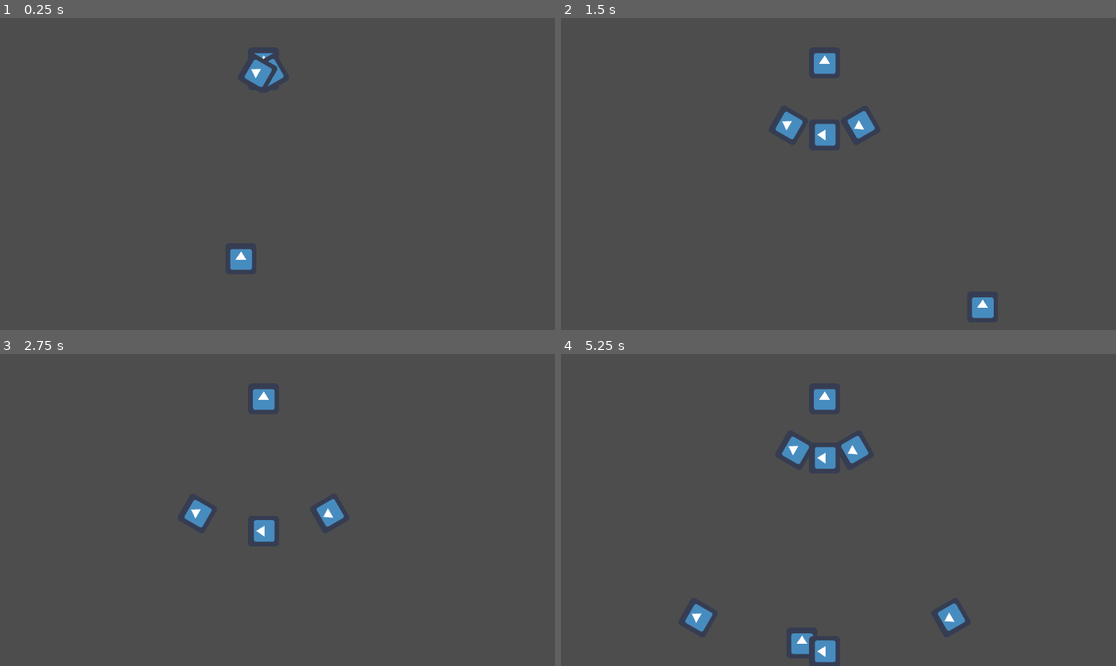
Above: before the commit, frames 1-4 (two rows, left to right).
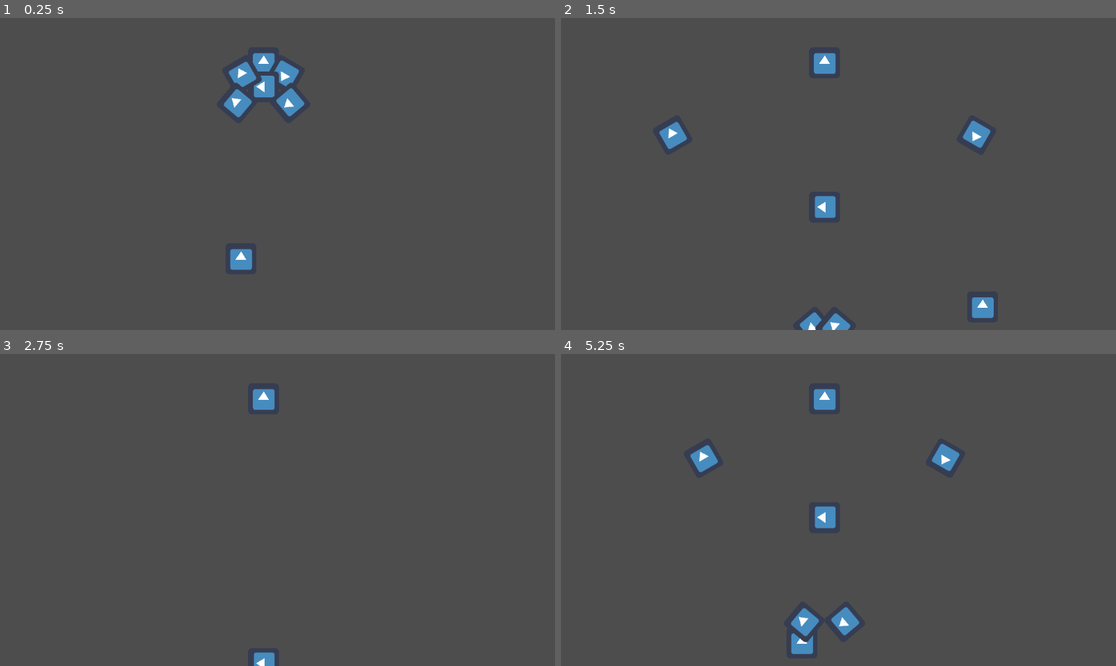
Above: after the commit, the same moments.

Repository: pham-t-alex/Timestop-Bullet-Hell
Game: Godot game, scene res://Scenes/level.tscn
Same seed, same stepped clock (60 frames per second), same inputs: the game is played once before the commit and once after it. The engine's default icon, where the game draws it, is replaced by a stand-in: a white triangle on a blue panel in a dark square.
Inputs:
- Up to frame 1 (0.25 s): no input
- Up to frame 2 (1.5 s): hold D (Right) 0.53-1.28 s; hold S (Down) from 1.28 s (still down)
- Up to frame 3 (2.75 s): release S (Down) at 2.03 s; hold D (Right) from 2.03 s (still down)
- Up to frame 4 (5.25 s): release D (Right) at 2.78 s; hold W (Up) 2.78-3.53 s; hold A (Left) 3.53-5.03 s; hold S (Down) from 5.03 s (still down)

The runs differ from the first frame. In frame 1, 1.4% of the frame differs, in the area x 40-55%, y 11-32%; in frame 2, 1.9%; in frame 3, 1.0%; in frame 4, 3.0%, in the area x 22-73%, y 26-99%.

Commit message:
more complicated salvo example

Diff:
--- a/SalvoDataResources/1.tres
+++ b/SalvoDataResources/1.tres
@@ -6,26 +6,25 @@
 [sub_resource type="Resource" id="Resource_cv7n2"]
 script = ExtResource("1_q3veu")
 angle = 0.0
-velocity = 100.0
+velocity = 300.0
 relative_accel = Vector2(0, 0)
 absolute_accel = Vector2(0, 0)
 
 [sub_resource type="Resource" id="Resource_lgukg"]
 script = ExtResource("1_q3veu")
 angle = -30.0
-velocity = 100.0
+velocity = 300.0
 relative_accel = Vector2(0, 0)
 absolute_accel = Vector2(0, 0)
 
 [sub_resource type="Resource" id="Resource_b1rfe"]
 script = ExtResource("1_q3veu")
 angle = 30.0
-velocity = 100.0
+velocity = 300.0
 relative_accel = Vector2(0, 0)
 absolute_accel = Vector2(0, 0)
 
 [resource]
 script = ExtResource("1_psicw")
 delay_after_fire = 4.0
-isBulletSalvo = true
 shots = Array[Resource]([SubResource("Resource_cv7n2"), SubResource("Resource_lgukg"), SubResource("Resource_b1rfe")])
--- /dev/null
+++ b/SalvoDataResources/2.tres
@@ -0,0 +1,54 @@
+[gd_resource type="Resource" script_class="SalvoData" load_steps=10 format=3 uid="uid://beiyrkef6i8f8"]
+
+[ext_resource type="Script" path="res://Scenes/salvo_data.gd" id="1_eoe6i"]
+[ext_resource type="Script" path="res://Scenes/bullet_data.gd" id="2_wckrk"]
+
+[sub_resource type="Resource" id="Resource_1ob46"]
+script = ExtResource("2_wckrk")
+angle = -60.0
+velocity = 200.0
+relative_accel = Vector2(0, 0)
+absolute_accel = Vector2(50, 0)
+
+[sub_resource type="Resource" id="Resource_upr3c"]
+script = ExtResource("2_wckrk")
+angle = 0.0
+velocity = 200.0
+relative_accel = Vector2(0, 0)
+absolute_accel = Vector2(0, 0)
+
+[sub_resource type="Resource" id="Resource_jym2d"]
+script = ExtResource("2_wckrk")
+angle = 60.0
+velocity = 200.0
+relative_accel = Vector2(0, 0)
+absolute_accel = Vector2(-50, 0)
+
+[sub_resource type="Resource" id="Resource_iaohc"]
+script = ExtResource("1_eoe6i")
+delay_after_fire = 1.0
+shots = Array[Resource]([SubResource("Resource_1ob46"), SubResource("Resource_upr3c"), SubResource("Resource_jym2d")])
+
+[sub_resource type="Resource" id="Resource_ervek"]
+script = ExtResource("2_wckrk")
+angle = -40.0
+velocity = 400.0
+relative_accel = Vector2(0, 400)
+absolute_accel = Vector2(0, 0)
+
+[sub_resource type="Resource" id="Resource_q80h2"]
+script = ExtResource("2_wckrk")
+angle = 40.0
+velocity = 400.0
+relative_accel = Vector2(0, -400)
+absolute_accel = Vector2(0, 0)
+
+[sub_resource type="Resource" id="Resource_h2dky"]
+script = ExtResource("1_eoe6i")
+delay_after_fire = 0.0
+shots = Array[Resource]([SubResource("Resource_ervek"), SubResource("Resource_q80h2")])
+
+[resource]
+script = ExtResource("1_eoe6i")
+delay_after_fire = 4.0
+shots = Array[Resource]([SubResource("Resource_iaohc"), SubResource("Resource_h2dky")])
--- a/Scenes/level.tscn
+++ b/Scenes/level.tscn
@@ -4,7 +4,7 @@
 [ext_resource type="PackedScene" uid="uid://m2nflm42k56a" path="res://Scenes/player.tscn" id="1_mqnn7"]
 [ext_resource type="PackedScene" uid="uid://bxdumyp2eshrx" path="res://Scenes/boss.tscn" id="2_owpyi"]
 [ext_resource type="Script" path="res://Scenes/salvo_data.gd" id="4_k7mtp"]
-[ext_resource type="Resource" uid="uid://dylhqgn6afhwp" path="res://SalvoDataResources/1.tres" id="5_ayise"]
+[ext_resource type="Resource" uid="uid://beiyrkef6i8f8" path="res://SalvoDataResources/2.tres" id="6_d8afv"]
 
 [node name="Level" type="Node2D"]
 script = ExtResource("1_24win")
@@ -14,7 +14,7 @@
 
 [node name="Boss" parent="." instance=ExtResource("2_owpyi")]
 position = Vector2(547, 93)
-action_set = Array[ExtResource("4_k7mtp")]([ExtResource("5_ayise")])
+action_set = Array[ExtResource("4_k7mtp")]([ExtResource("6_d8afv")])
 
 [node name="BossBullets" type="Node2D" parent="."]
 
--- a/Scenes/salvo_data.gd
+++ b/Scenes/salvo_data.gd
@@ -2,7 +2,6 @@
 extends Resource
 
 @export var delay_after_fire: float
-@export var isBulletSalvo: bool
 # RULE: DO NOT MIX BULLET_DATA AND SALVO_DATA
 @export var shots: Array[Resource]
 
